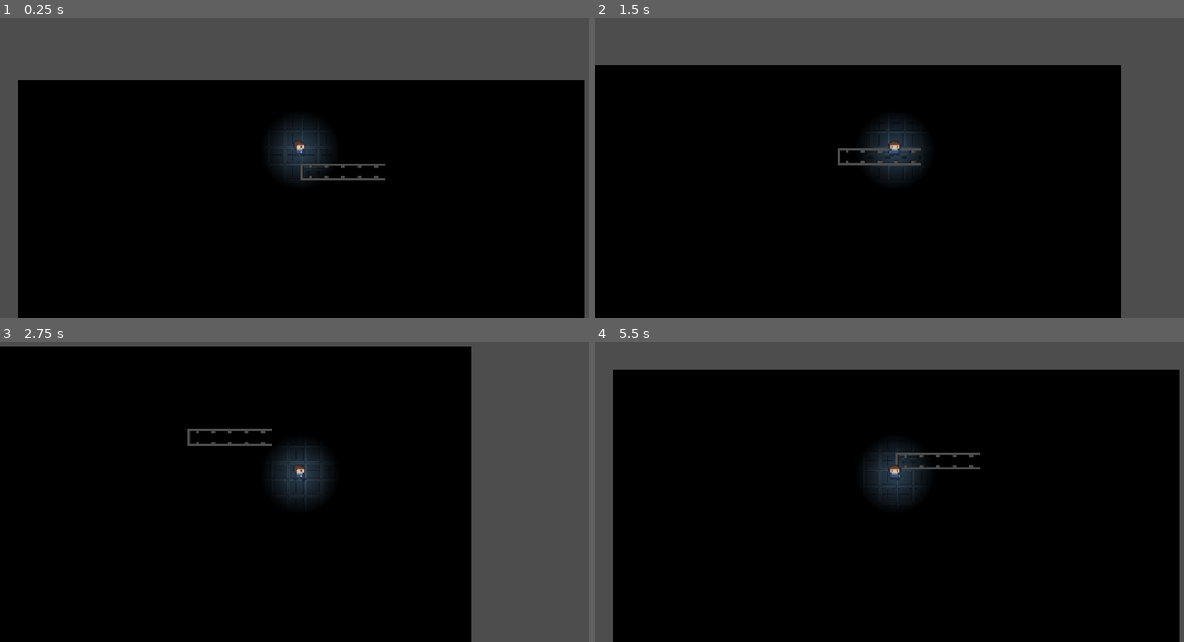
Above: before the commit, frames 1-4 (two rows, left to right).
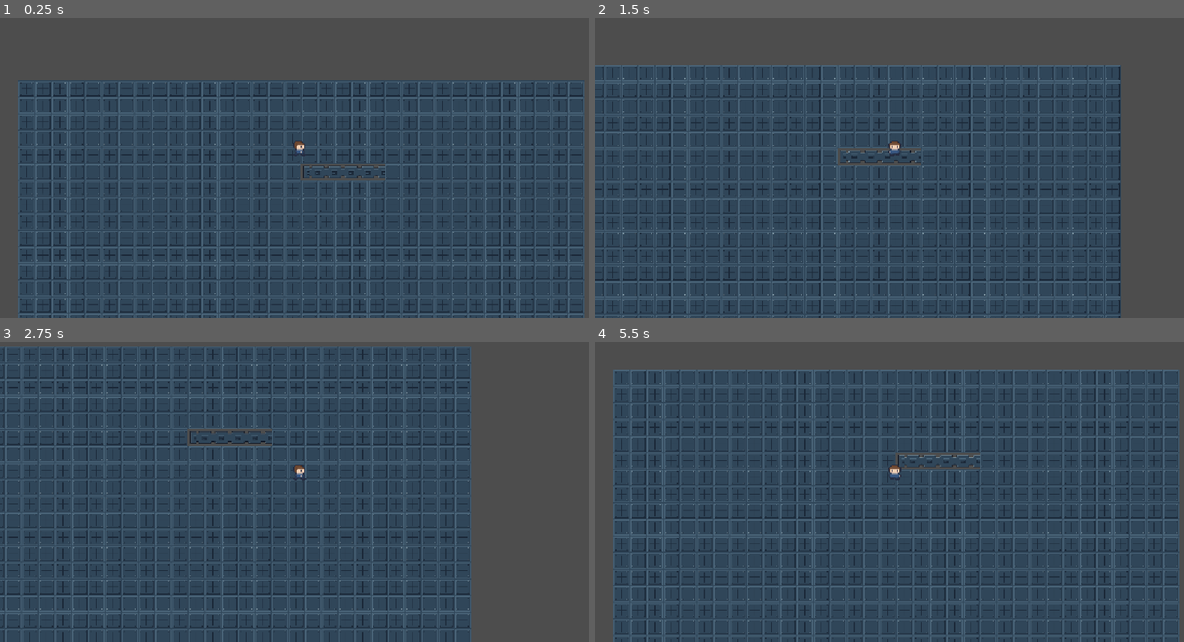
Above: after the commit, the same moments.

Repository: Simi-jpg/codesmelt-jam
Game: Godot game, scene res://scenes/level/dark.tscn
Same seed, same stepped clock (60 frames per second), same inputs: the game is played once before the commit and once after it. The project has no main scene, so this scene is started directly.
Inputs (mouse positions are in pixels of both pictures, inside the frame that each line leads up to):
- Up to frame 1 (0.25 s): no input
- Up to frame 2 (1.5 s): tap Enter at 0.5 s; move the mouse to (1024, 132) at 0.52 s; hold Right (ui_right) 0.53-1.28 s; click (1024, 132) at 0.67 s; move the mouse to (777, 168) at 1.27 s; hold Down (ui_down) from 1.28 s (still down); click (777, 168) at 1.42 s
- Up to frame 3 (2.75 s): move the mouse to (359, 399) at 2.02 s; release Down (ui_down) at 2.03 s; hold Right (ui_right) from 2.03 s (still down); click (359, 399) at 2.17 s
- Up to frame 4 (5.5 s): move the mouse to (865, 540) at 2.77 s; release Right (ui_right) at 2.78 s; hold Up (ui_up) 2.78-3.53 s; click (865, 540) at 2.92 s; move the mouse to (1072, 525) at 3.52 s; hold Left (ui_left) 3.53-5.03 s; click (1072, 525) at 3.67 s; move the mouse to (712, 423) at 4.27 s; click (712, 423) at 4.42 s; move the mouse to (924, 474) at 5.02 s; hold Down (ui_down) from 5.03 s (still down); click (924, 474) at 5.17 s

The runs differ from the first frame. In frame 1, 76% of the frame differs, in the area x 3-100%, y 20-100%; in frame 2, 75%; in frame 3, 78%; in frame 4, 87%, in the area x 3-100%, y 9-100%.

Commit message:
player sword and attack animation

Diff:
--- a/project-red-gem/scenes/level/dark.tscn
+++ b/project-red-gem/scenes/level/dark.tscn
@@ -124,8 +124,10 @@
 position = Vector2(574, 134)
 
 [node name="PointLight2D" type="PointLight2D" parent="Player" unique_id=674771333]
+visible = false
 scale = Vector2(2.375, 2.375)
 texture = SubResource("GradientTexture2D_0cnue")
 
 [node name="CanvasModulate" type="CanvasModulate" parent="." unique_id=1516921600]
+visible = false
 color = Color(0, 0, 0, 1)
--- /dev/null
+++ b/project-red-gem/scenes/sword.gd
@@ -0,0 +1,26 @@
+
+extends Node2D
+
+var swinging = false
+
+func _input(event):
+	if event is InputEventMouseButton:
+		if event.button_index == MOUSE_BUTTON_LEFT and event.pressed:
+			swing()
+
+func swing():
+	if swinging:
+		return
+
+	swinging = true
+
+	rotation_degrees = -90
+	var tween = create_tween()
+
+
+	tween.tween_property(self, "rotation_degrees", 90, 0.15)
+	tween.tween_property(self, "rotation_degrees", 0, 0.15)
+
+	tween.finished.connect(func():
+		swinging = false
+	)
--- /dev/null
+++ b/project-red-gem/scenes/sword.tscn
@@ -0,0 +1,16 @@
+[gd_scene format=3 uid="uid://br8axu31uibaa"]
+
+[ext_resource type="Texture2D" uid="uid://bu2qo6ruj6p4b" path="res://sprites/weapons/05_energy_sword.png" id="1_40non"]
+[ext_resource type="Script" uid="uid://cjjomux4pfmd1" path="res://scenes/sword.gd" id="1_n355p"]
+
+[node name="Sword" type="Node2D" unique_id=1899253714]
+script = ExtResource("1_n355p")
+
+[node name="sword" type="Sprite2D" parent="." unique_id=1322232507]
+position = Vector2(4.7683716e-07, 4.7683716e-07)
+scale = Vector2(0.565, 0.565)
+texture = ExtResource("1_40non")
+offset = Vector2(16.735, 0)
+
+[node name="Camera2D" type="Camera2D" parent="." unique_id=2029574909]
+zoom = Vector2(2.52, 2.52)
Not shown, added: project-red-gem/scenes/sword.gd.uid
Binary file added: project-red-gem/sprites/weapons/01_blaster_pistol.png
Not shown, added: project-red-gem/sprites/weapons/01_blaster_pistol.png.import
Binary file added: project-red-gem/sprites/weapons/05_energy_sword.png
Not shown, added: project-red-gem/sprites/weapons/05_energy_sword.png.import
Binary file added: project-red-gem/sprites/weapons/07_frag_grenade.png
Not shown, added: project-red-gem/sprites/weapons/07_frag_grenade.png.import
Binary file added: project-red-gem/sprites/weapons/10_scanner.png
Not shown, added: project-red-gem/sprites/weapons/10_scanner.png.import
